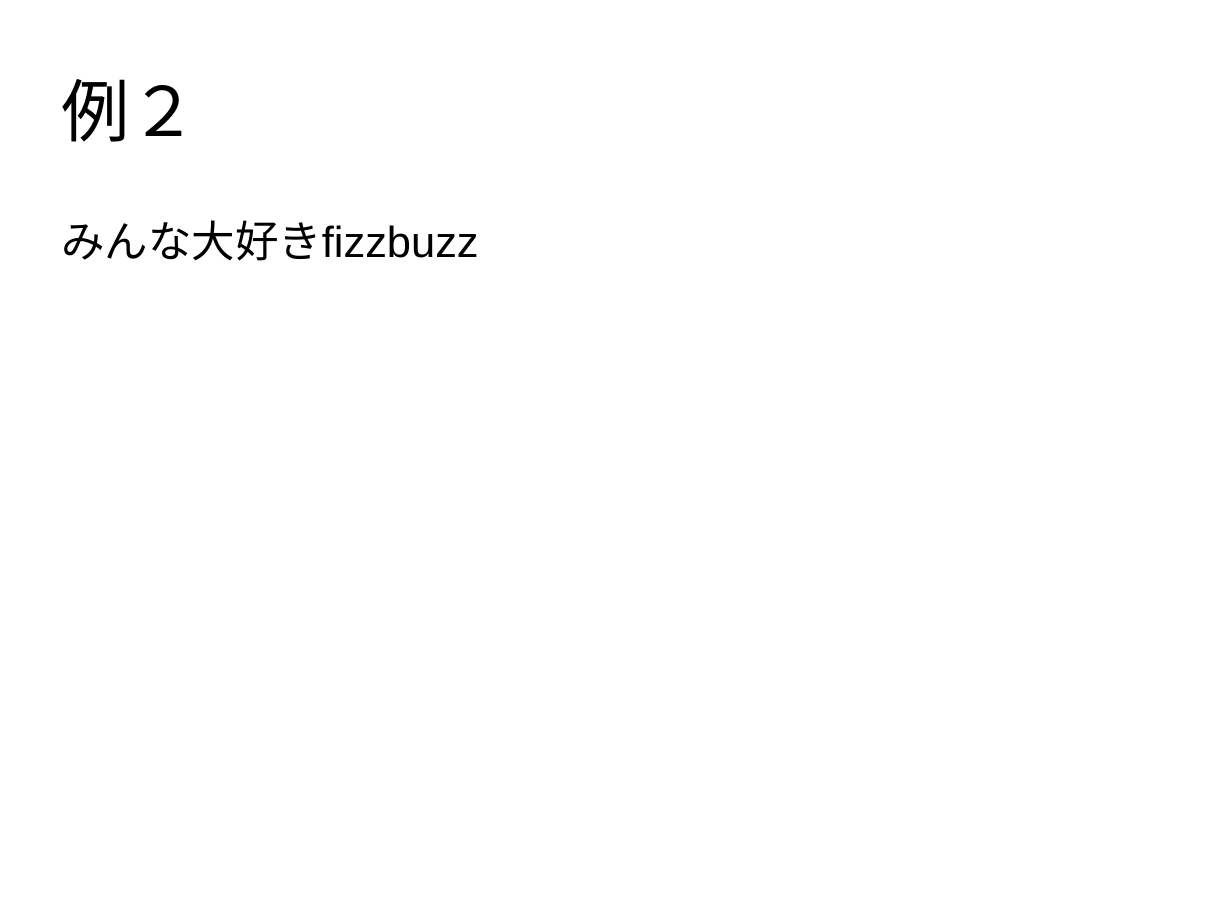
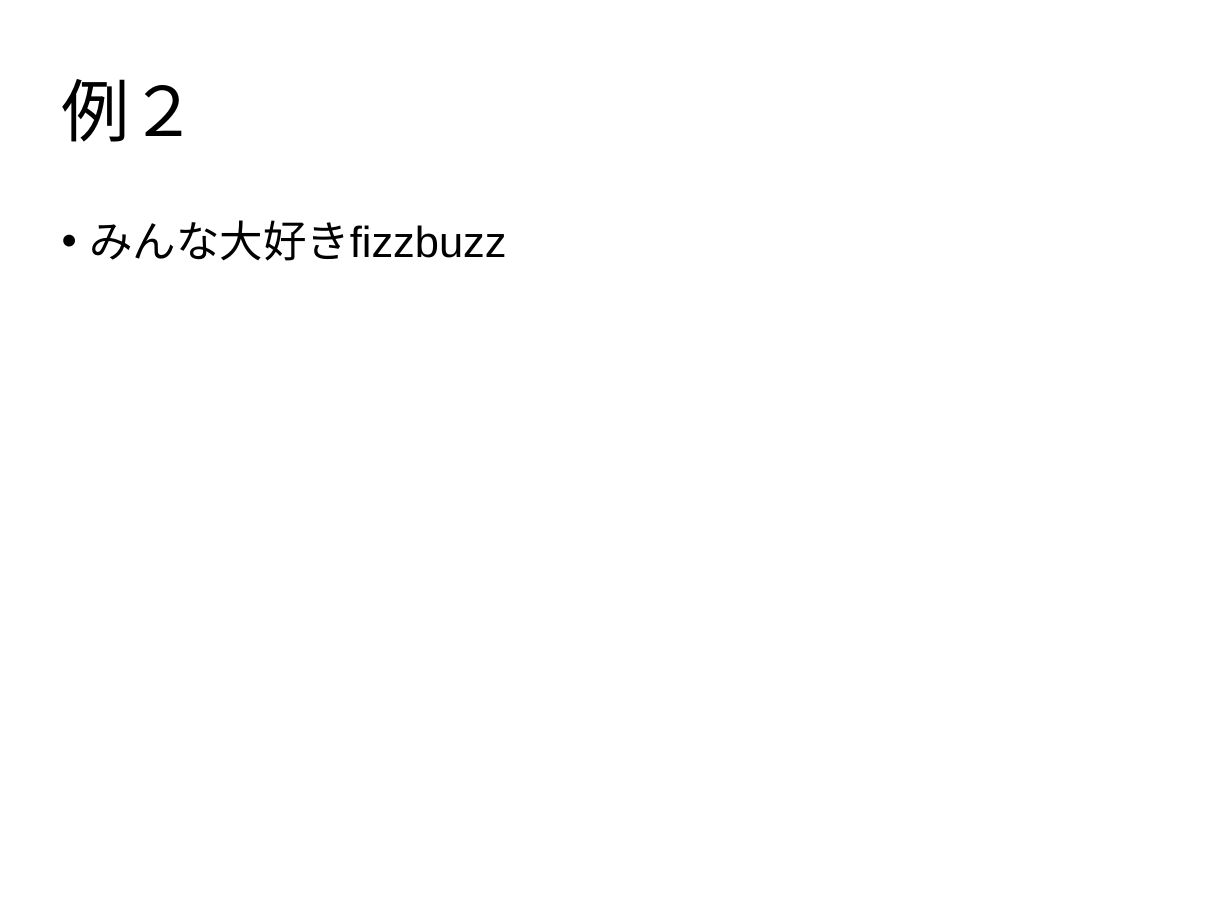
Before and after one commit to oumugai/siryou, a slide deck: slide 16 of 内包表記.pptx. Drawn at 1232x924 pixels with LibreOffice and Linux fonts; fonts in the diff are those of the drawing; background and template pictures are left out. Boxes give left, top, right and bottom in pixels: in the first picture for what was removed or moved away, otherwise in the second. Text is boxed around its words. In the diff, an @@ line names an element or a change of style, - is before the commit and + after.

```diff
--- a/内包表記.pptx
+++ b/内包表記.pptx
@@ text "みんな大好きfizzbuzz" at (89, 220, 506, 261): bullet none to • @@
```
Also in this commit, not shown: 6 other slides changed.
